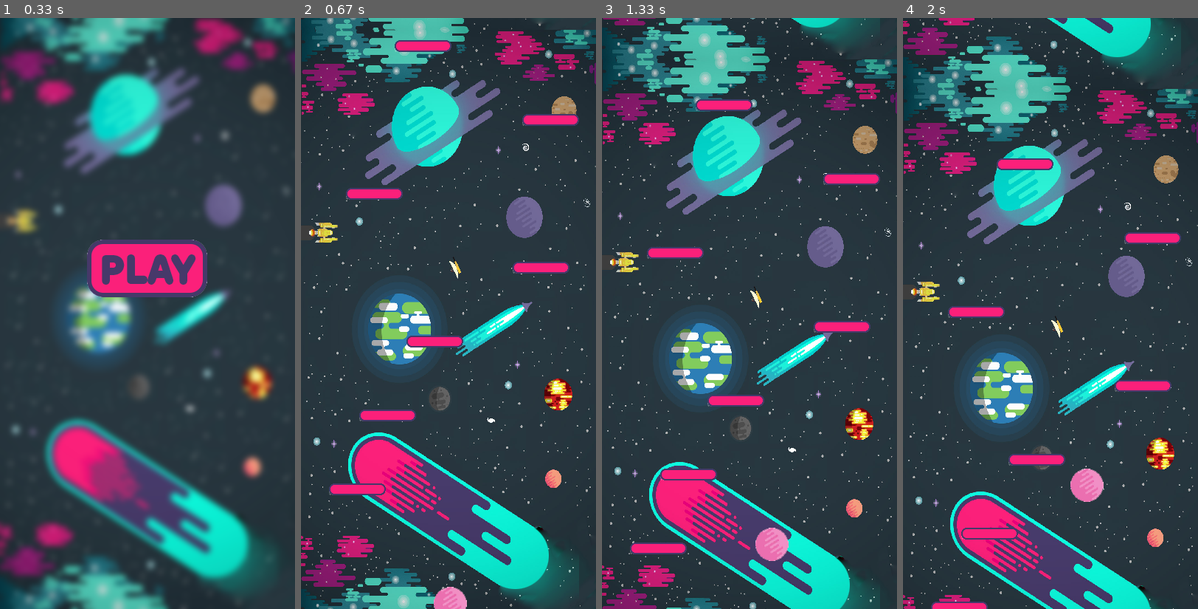
Above: before the commit, frames 1-4 (left to right).
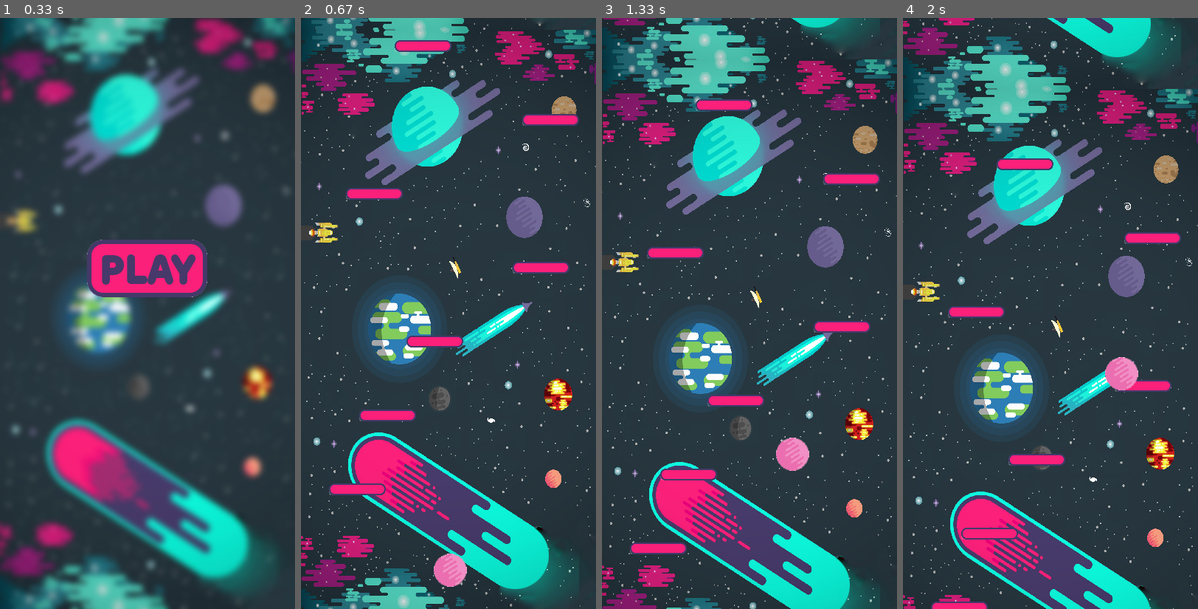
Above: after the commit, the same moments.

Repository: Protocs/pygame-for-kids
Game: pygame game, started from main.py
Two runs of this game, one before a commit and one after it. Both use one fixed random seed, a clock stepped at 60 frames per second and the inputs below.
Inputs (mouse positions are in pixels of both pictures, inside the frame that each line leads up to):
- Up to frame 1 (0.33 s): no input
- Up to frame 2 (0.67 s): click (448, 266) at 0.38 s
- Up to frame 3 (1.33 s): hold Right 0.83-1.3 s; move the mouse to (737, 337) at 0.87 s
- Up to frame 4 (2 s): hold Right 1.33-1.8 s; hold Left from 1.83 s (still down)

Frame 1 is identical in both runs. In frame 2, 0.9% of the frame differs, in the area x 45-57%, y 90-100%; in frame 3, 1.0%, in the area x 52-71%, y 71-92%; in frame 4, 1.0%.

Commit message:
Ускорение игрока

Diff:
--- a/pygameforkids/player.py
+++ b/pygameforkids/player.py
@@ -10,11 +10,24 @@
         self.rect = self.image.get_rect()
         self.rect.x = 180
         self.rect.y = 800
+        self.speeding = 5
+        self.moving = True
 
     def update(self):
-        self.rect.y -= 2
+        self.key_handle()
 
+        if self.speeding > 0 and self.moving:
+            self.rect.y -= round(self.speeding)
+            self.speeding -= 0.03
+        else:
+            self.moving = False
+
+        if not self.moving:
+            self.speeding += 0.03
+            self.rect.y += round(self.speeding)
+
+    def key_handle(self):
         if pygame.key.get_pressed()[pygame.K_LEFT]:
-            self.rect.x -= 1
+            self.rect.x -= 2
         if pygame.key.get_pressed()[pygame.K_RIGHT]:
-            self.rect.x += 1
+            self.rect.x += 2
